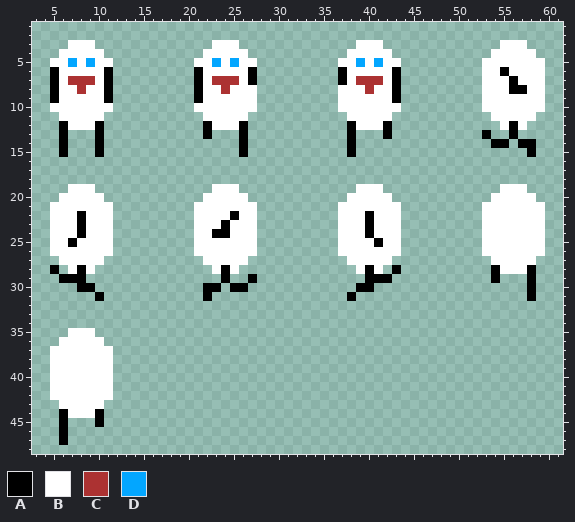
Two versions of one pixel-art sprite, assets/eggy.png. Above: the version before the commit.
The file is 64x64 pixels. Shown: x 3..61, y 1..48.
Palette (. is transparent): A #000000  B #ffffff  C #ac3232  D #03a6ff
Pixels before (only the part around the change), first column x 3:
23 ..BBBABBB.........BBBABBB.........BBBABBB.........BBBB
24 ..BBBABBB.........BBAABBB.........BBBABBB.........BBBB
25 ..BBABBBB.........BBBBBBB.........BBBBABB.........BBBB
26 ..BBBBBBB.........BBBBBBB.........BBBBBBB.........BBBB
27 ...BBBBB...........BBBBB...........BBBBB...........BBB
28 ..A.BAB.............BAB.............BAB.A..........ABB
29 ...AAA...............A..A............AAA...........A..
30 .....AA............AA.AA............AA................
31 .......A...........A...............A..................
32 ......................................................
33 ......................................................
34 ......................................................
35 ....BBB...............................................
36 ...BBBBB..............................................
37 ..BBBBBBB.............................................
38 ..BBBBBBB.............................................
39 ..BBBBBBB.............................................
40 ..BBBBBBB.............................................
41 ..BBBBBBB.............................................
42 ..BBBBBBB.............................................
43 ...BBBBB..............................................
44 ...ABBBA..............................................
45 ...A...A..............................................
After the commit:
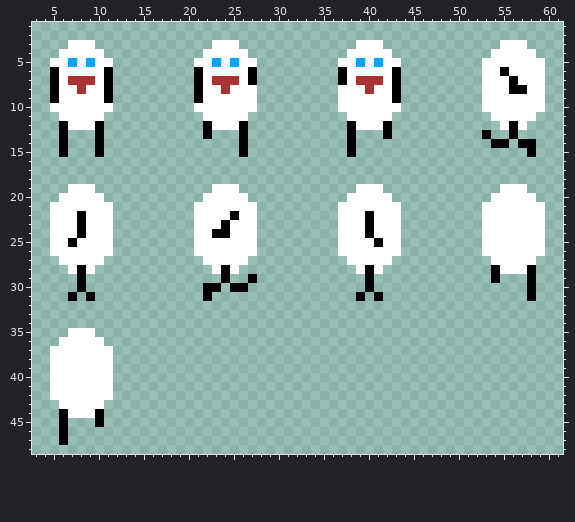
Changes in this commit:
Changed rows in their new state; - is an unchanged pixel.
first column x 5:
28 .-------------------------------------.
29 -..---------------------------------..-
30 ----.-----------------------------.----
31 --A-A.---------------------------.A-A--
Boxes around the changes in both pictures, in picture pixels (x1, y1, x2, y2):
changed: (50, 265, 104, 301)
changed: (347, 265, 401, 301)
